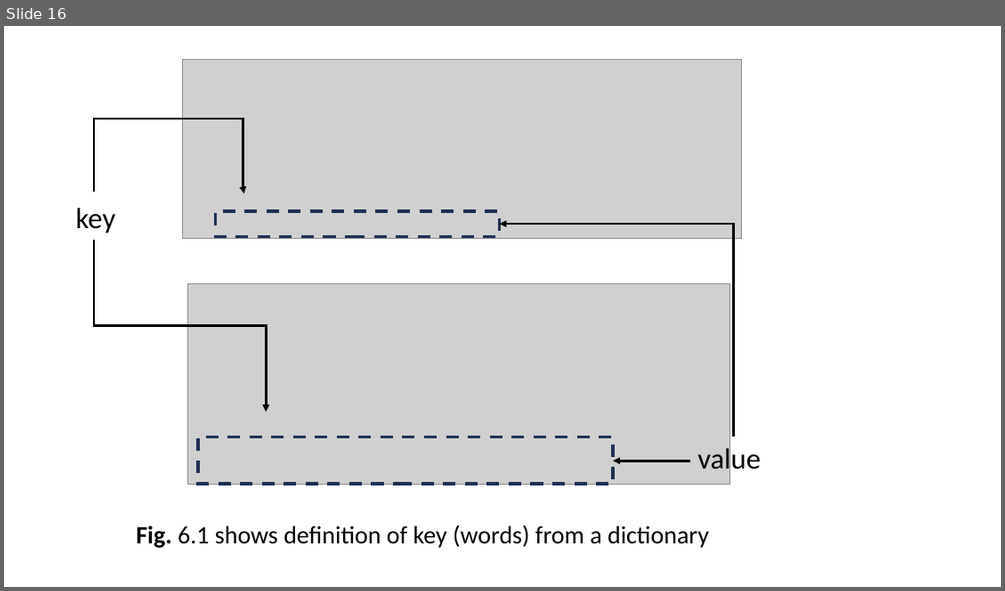
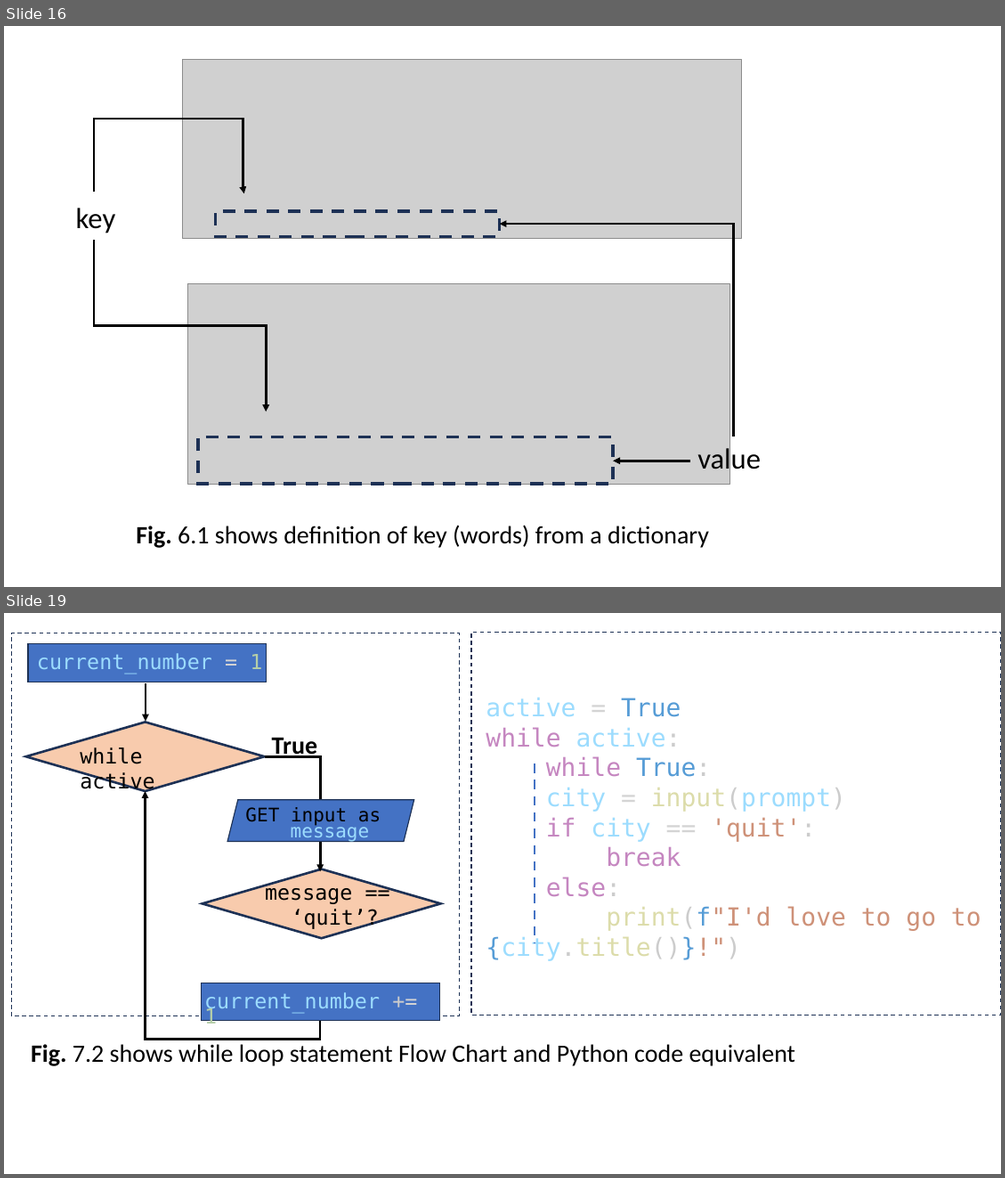
Before and after one commit to uzakariyya/python-programming-fellowship, a slide deck: assets/diagrams_pool.pptx. Shown one above the other, each under a label of ours: slide 16 before the commit, slides 16 and 19 after it; the slides between them are not shown. The pictures are 1005x591 and 1005x1178 pixels, drawn with LibreOffice and Linux fonts; fonts in the diff are those of the drawing; grey boxes stand for pictures. Boxes give left, top, right and bottom in pixels: in the first picture for what was removed or moved away, otherwise in the second. Text is boxed around its words. In the diff, an @@ line names an element or a change of style, - is before the commit and + after.

```diff
--- a/assets/diagrams_pool.pptx
+++ b/assets/diagrams_pool.pptx
@@ slide 19 added at <box>4,613,1001,1174</box>, background #FFFFFF @@
@@ rectangle added at <box>11,633,460,1016</box>, outline #1E3256 1 pt dashed @@
@@ rectangle added at <box>471,632,1001,1014</box>, outline #1E3256 1 pt dashed @@
@@ rectangle added at <box>28,643,267,682</box>, fill #4472C4, outline #1E3256 1 pt @@
@@ text added at <box>37,653,262,674</box>, 20 pt, text #9CDCFE @@
+current_number = 1
@@ arrow added from (146, 684) to (146, 722), #000000 2.25 pt @@
@@ text added at <box>485,698,981,961</box>, 24 pt, text #9CDCFE @@
+active = True
+while active:
+while True:
+city = input(prompt)
+if city == 'quit':
+break
+else:
+print(f"I'd love to go to {city.title()}!")
@@ text added at <box>272,738,317,758</box>, 24 pt, text #000000, bold @@
+True
@@ elbow arrow added from (264, 756) to (320, 825), #000000 2.25 pt @@
@@ line added from (534, 763) to (534, 943), #4472C4 2.25 pt dashed @@
@@ elbow arrow added from (320, 1021) to (146, 791), #000000 2.25 pt @@
@@ parallelogram added at <box>227,800,414,842</box>, fill #4472C4, outline #1E3256 1 pt @@
@@ text added at <box>245,807,380,826</box>, 18 pt, text #000000 @@
+GET input as
@@ text added at <box>291,822,369,842</box>, 18 pt, text #9CDCFE @@
+message
@@ arrow added from (320, 842) to (320, 872), #000000 2.25 pt @@
@@ group added at <box>25,722,441,938</box>: 2 diamonds, 2 texts @@
+while active
+message ==
+‘quit’?
@@ rectangle added at <box>201,982,439,1021</box>, fill #4472C4, outline #1E3256 1 pt @@
@@ text added at <box>204,992,380,1028</box>, 20 pt, text #9CDCFE @@
+current_number += 1
@@ text added at <box>31,1044,796,1066</box>, 24 pt, text #000000 @@
+Fig. 7.2 shows while loop statement Flow Chart and Python code equivalent
```
Also in this commit, not shown: 2 other slides added, 6 other files.
